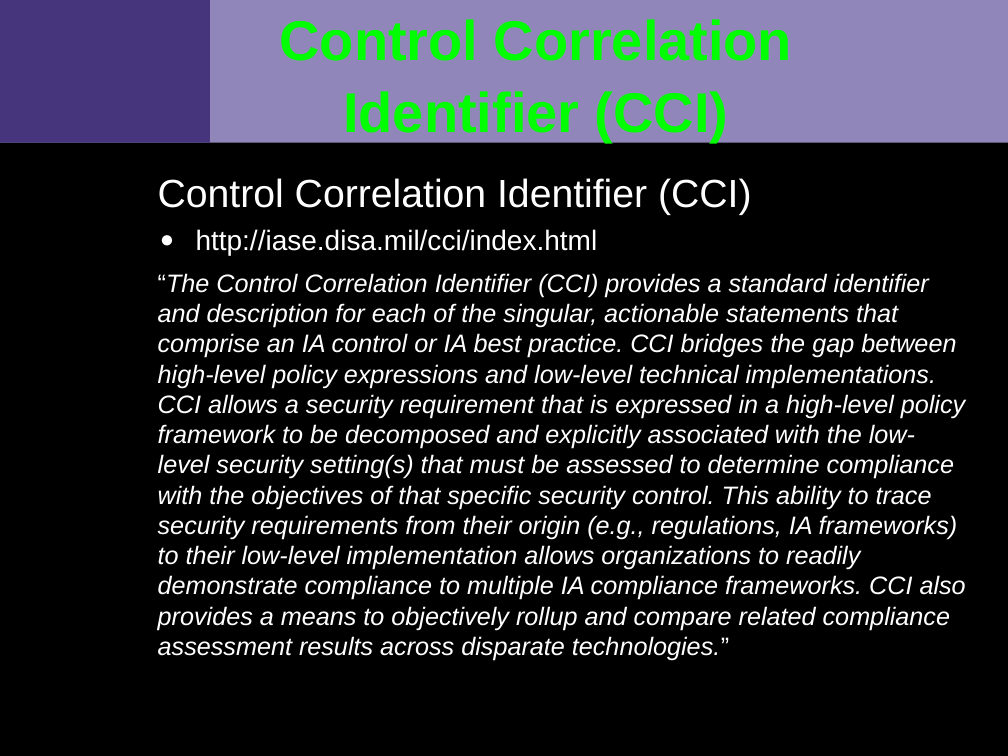
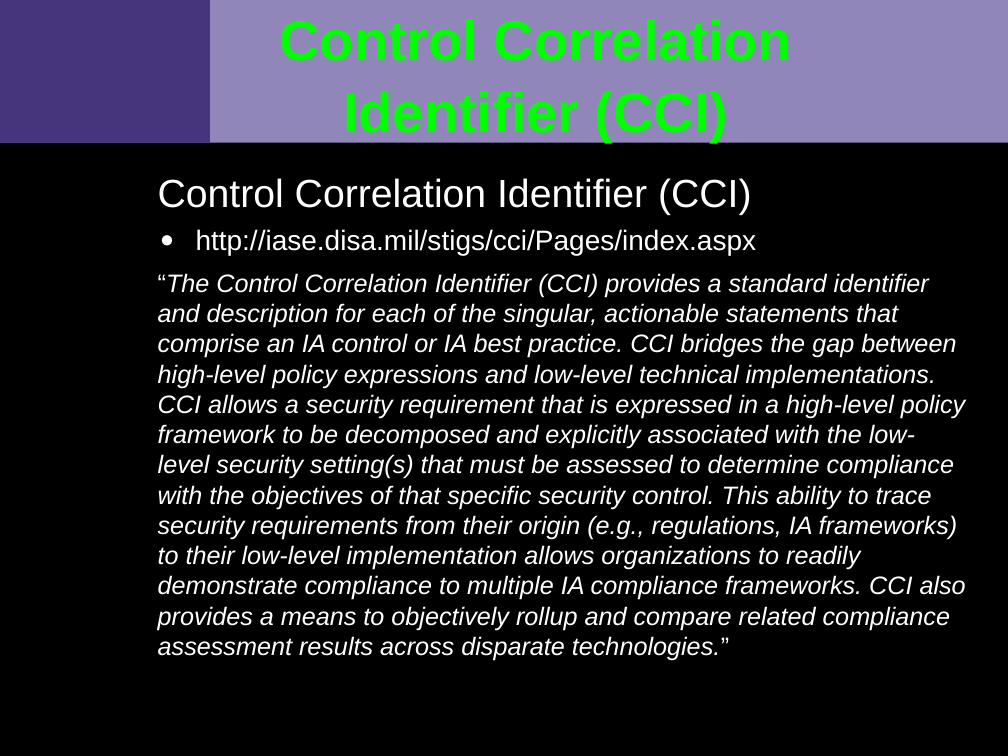
Before and after one commit to VCTLabs/elc2015-presentations, a slide deck: slide 8 of security_IoT/security_assessment_slides.odp. Drawn at 1008x756 pixels with LibreOffice and Linux fonts; fonts in the diff are those of the drawing; background and template pictures are left out. Boxes give left, top, right and bottom in pixels: in the first picture for what was removed or moved away, otherwise in the second. Text is boxed around its words. In the diff, an @@ line names an element or a change of style, - is before the commit and + after.

Commit message:
fixed updated DISA links

```diff
--- a/security_IoT/security_assessment_slides.odp
+++ b/security_IoT/security_assessment_slides.odp
@@ text at (196,229,757,255): text changed @@
-  ● http://iase.disa.mil/cci/index.html
+  ● http://iase.disa.mil/stigs/cci/Pages/index.aspx
```
Also in this commit, not shown: 1 other slide changed, 1 other file.
